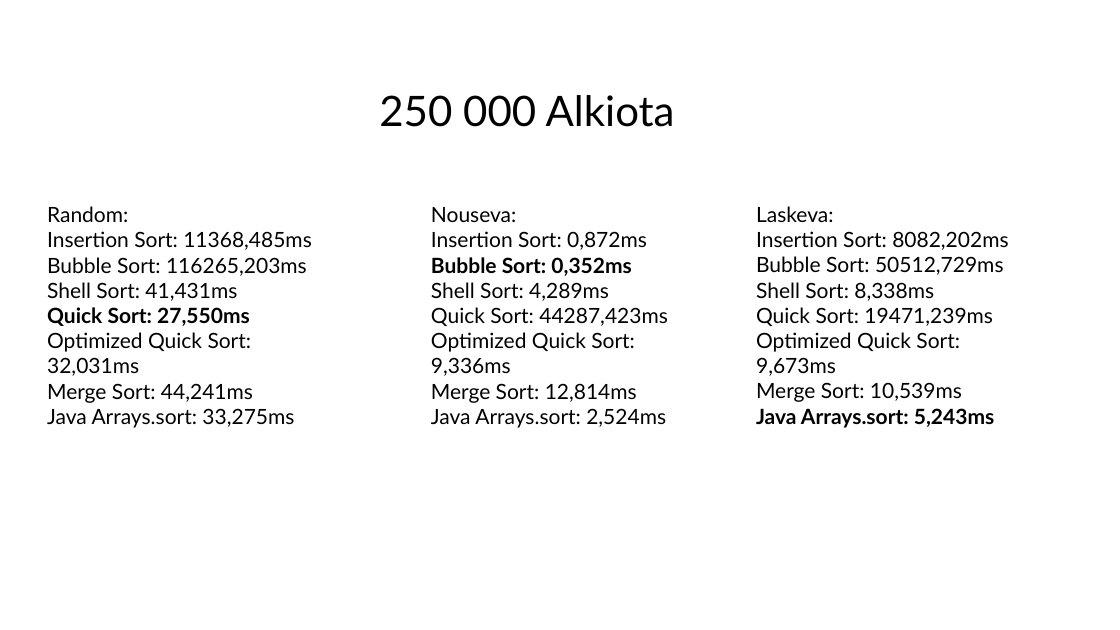
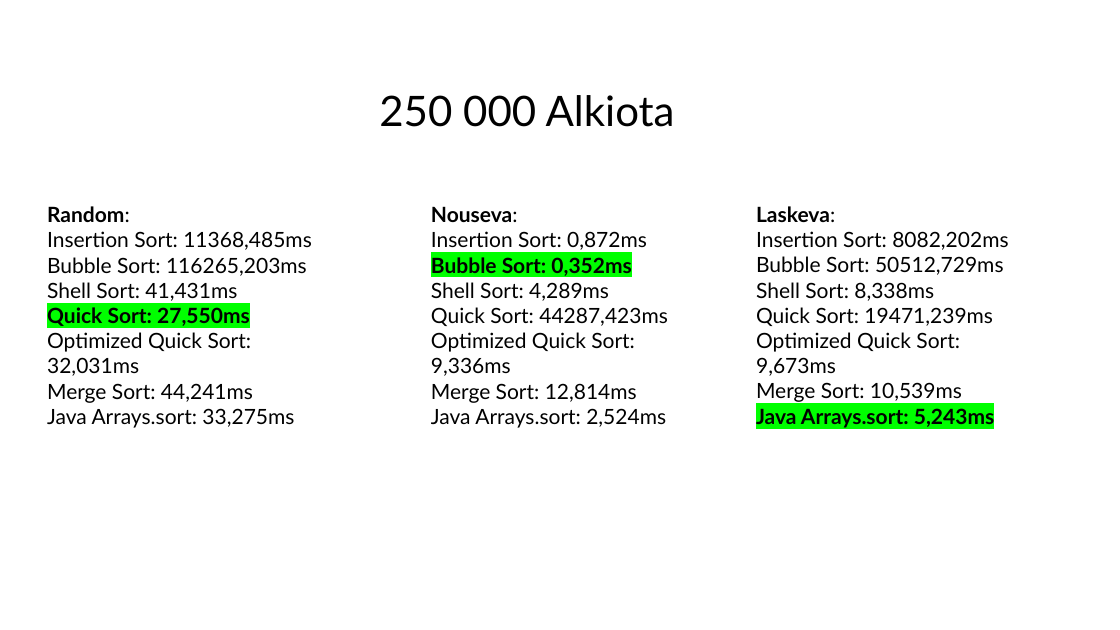
Before and after one commit to KeskinenNiilo/SortAlgorithmsJava, a slide deck: slide 2 of dokumentointi.pptx. Drawn at 1120x630 pixels with LibreOffice and Linux fonts; fonts in the diff are those of the drawing. Boxes give left, top, right and bottom in pixels: in the first picture for what was removed or moved away, otherwise in the second. Text is boxed around its words. In the diff, an @@ line names an element or a change of style, - is before the commit and + after.

```diff
--- a/dokumentointi.pptx
+++ b/dokumentointi.pptx
@@ text at bbox=[47, 206, 250, 326]: bold on in "Random:"; highlight none to #00FF00 in "Quick Sort: 27,550ms" @@
@@ text at bbox=[431, 206, 631, 276]: bold on in "Nouseva:"; highlight none to #00FF00 in "Bubble Sort: 0,352ms" @@
@@ text at bbox=[756, 206, 994, 428]: bold on in "Laskeva:"; highlight none to #00FF00 in "Java Arrays.sort: 5,243ms" @@
```
Also in this commit, not shown: 2 other slides changed, 1 slide added, 1 slide removed, 2 other files.
